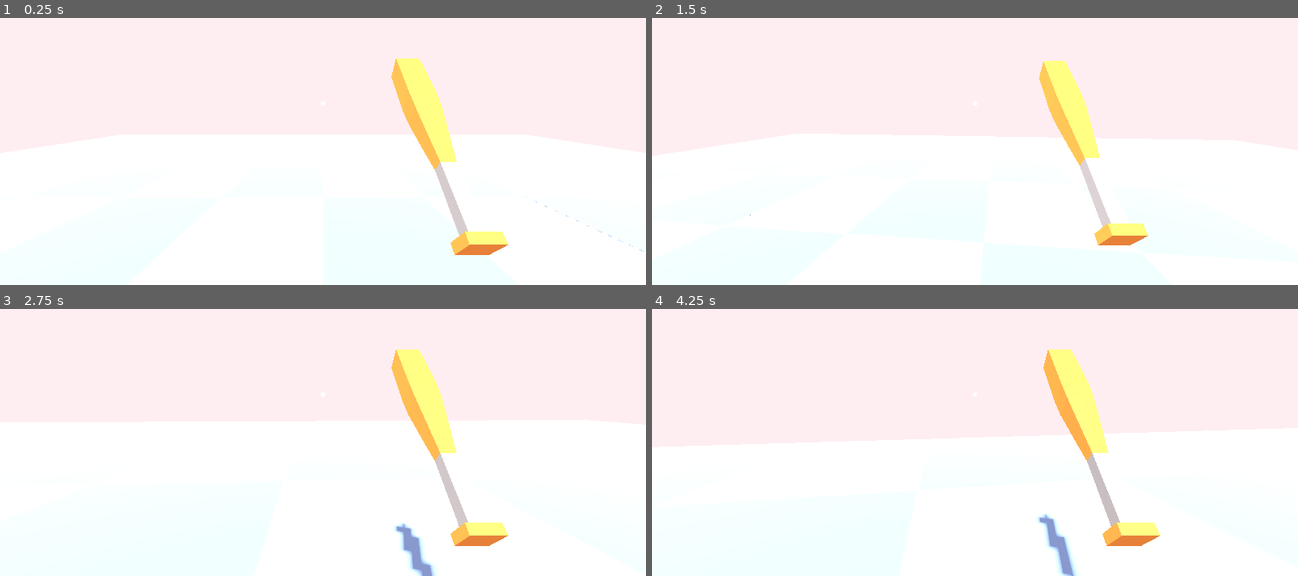
Above: before the commit, frames 1-4 (two rows, left to right).
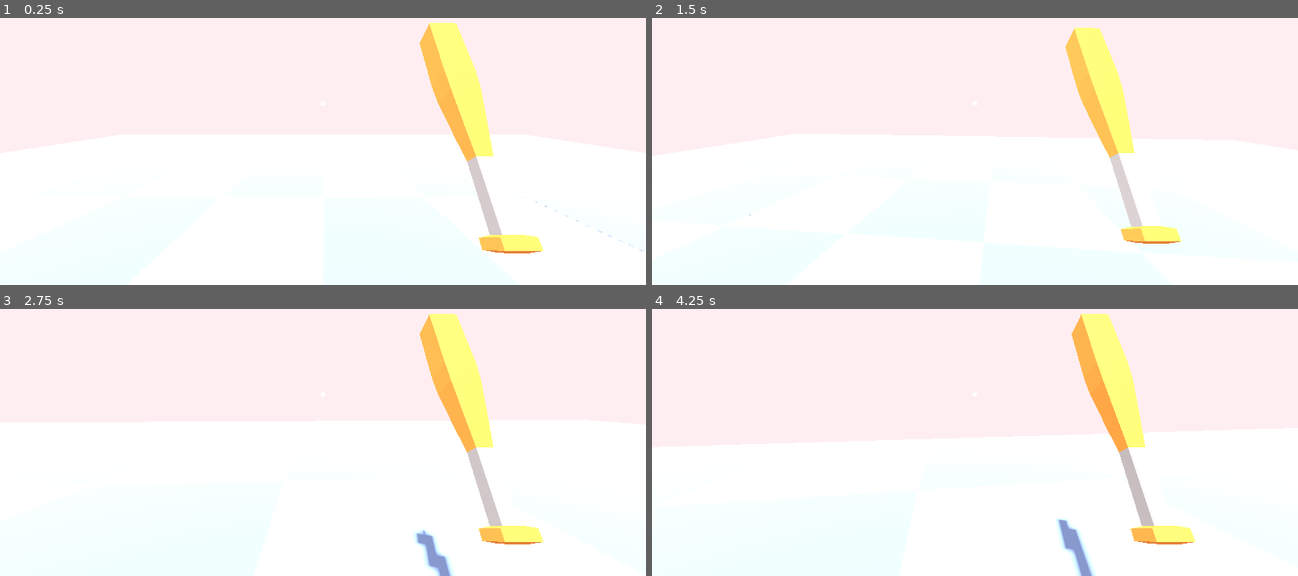
Above: after the commit, the same moments.

Repository: matousposp08/APCompSciGame
Game: Godot game, scene res://scenes/world.tscn
Two runs of this game, one before a commit and one after it. Both use one fixed random seed, a clock stepped at 60 frames per second and the inputs below.
Inputs (mouse positions are in pixels of both pictures, inside the frame that each line leads up to):
- Up to frame 1 (0.25 s): no input
- Up to frame 2 (1.5 s): move the mouse to (1007, 100) at 0.52 s; hold C (move_crouch) 0.53-1.28 s; hold W (move_forward) from 0.53 s (still down); tap Space (move_jump) at 0.77 s; move the mouse to (942, 106) at 1.27 s; tap Shift (move_sprint) at 1.35 s
- Up to frame 3 (2.75 s): keep holding W (move_forward); tap Space (move_jump) at 1.52 s; move the mouse to (335, 389) at 2.02 s; hold C (move_crouch) from 2.03 s (still down)
- Up to frame 4 (4.25 s): keep holding W (move_forward); move the mouse to (968, 399) at 2.77 s; release C (move_crouch) at 2.78 s; tap Shift (move_sprint) at 2.85 s; tap Space (move_jump) at 3.02, 3.77 s; move the mouse to (1020, 399) at 3.52 s; hold C (move_crouch) from 3.53 s (still down)

The runs differ from the first frame. In frame 1, 7.2% of the frame differs, in the area x 60-85%, y 1-89%; in frame 2, 6.3%; in frame 3, 8.2%; in frame 4, 8.3%, in the area x 59-85%, y 1-100%.

Commit message:
e

Diff:
--- a/scenes/player/player.tscn
+++ b/scenes/player/player.tscn
@@ -47,7 +47,7 @@
 transform = Transform3D(1, 0, 0, 0, 1, 0, 0, 0, 1, 0, 0.6, 0)
 
 [node name="basebLLBAT" parent="head" instance=ExtResource("3_ourc4")]
-transform = Transform3D(0.001, 0, 0, 0, 0.000702911, 0.000711278, 0, -0.000711278, 0.000702911, 0.58, -0.515, -0.9)
+transform = Transform3D(0.001, 0, 0, 0, 0.000863052, 0.000505115, 0, -0.000505115, 0.000863052, 0.7, -0.515, -0.9)
 
 [node name="camera" type="Camera3D" parent="head"]
 
